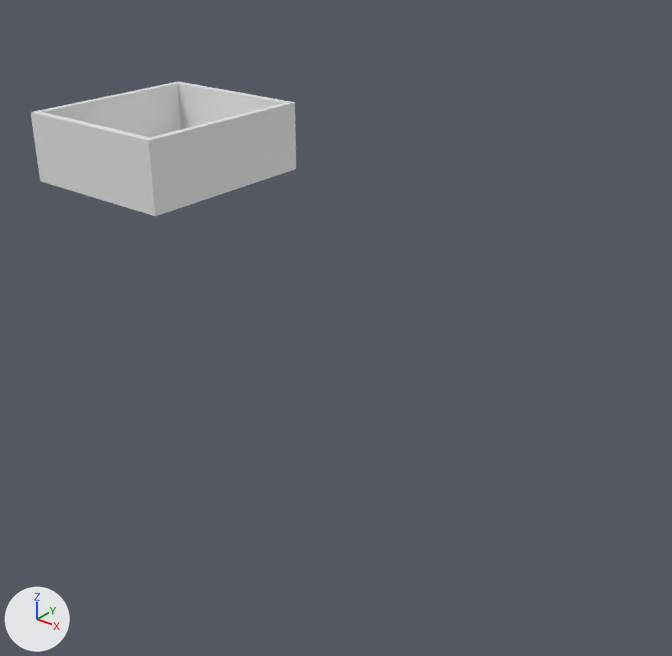
An edit to the glTF model newlatest.glb, drawn before and after from the same camera.
Rendered twice from a 50 mm camera at (32.5, -28.3, 11.0) aimed at (9.9, -0.1, -6.5). The lights are fixed; the arrows at lower left show +X, +Y and +Z. Vertices at the same position are counted once.

Names of what the first picture shows: 'outer'.
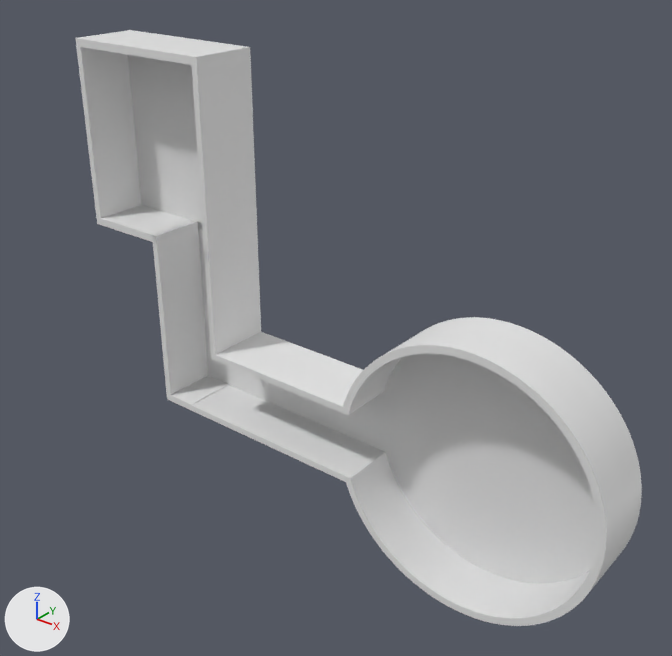
The edits, one by one:
me_cube_001 is used by ob_outer; location (0.0, 0.0, 0.0); scale (3.92, 4.42, 1.58).
me_cube_001 had 16 vertices, 28 faces and spanned x -1.0..1.0, y -1.0..1.0, z -1.0..1.0.
me_cube_001 now has 2426 vertices, 4857 faces and spans x -1.0..5.98, y -1.0..1.0, z -3.81..1.0.
me_cube_001 part 1: 8 vertices removed from x -0.92..0.92, y -0.92..0.92, z -0.66..1.0; 2418 vertices added at x -0.92..5.98, y -1.0..1.0, z -3.81..0.92.
Object 'outer' (ob_outer) is rescaled from (3.92, 4.42, 1.58) to (3.92, 1.58, 4.42).

Pixel boxes (x1, y1, x2, y2) of what changed, in the pictures (672 x 656 px):
'outer', reshaped, rescaled (114% wider, 342% taller): before (31, 82, 296, 216); after (75, 30, 642, 626)
part 1 of me_cube_001, built on: before (31, 82, 295, 140); after (75, 38, 642, 626)
